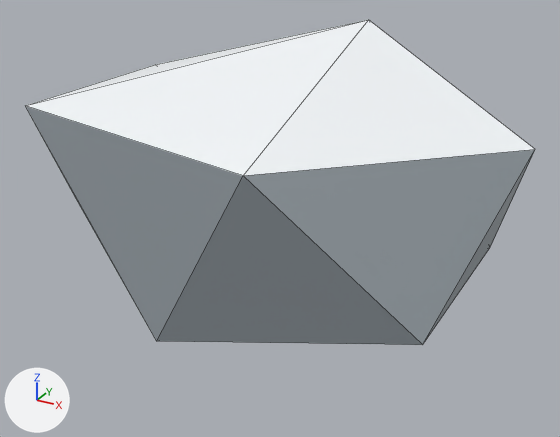
An edit to the glTF model assets/models/environment/rock_formation.glb, drawn before and after from the same camera.
Both versions are drawn from a 50 mm camera at (2.04, -3.52, 2.34) aimed at (0.08, 0.03, 0.56). The axes (+X, +Y, +Z) are drawn at lower left. The lights are the same throughout. The picture after the commit comes second. Mesh edges are drawn as thin lines. Vertices at exactly the same position are counted once.

Script lines for the objects in view, before the commit:
```python
mat_mat_rock = principled_material('mat_rock')
mat_mat_rock.base_color = (0.357, 0.404, 0.439)  # grey #a1aab1
me_icosphere = bpy.data.meshes.new('Icosphere')
me_icosphere.from_pydata(...)  # 10 vertices, 16 faces; spans x -1.43..1.43, y -0.94..0.94, z -0.8..0.8
# faces by material slot: [13, 3]
me_icosphere.materials.append(mat_mat_rock)  # grey #a1aab1
me_icosphere.materials.append(mat_mat_snow)  # white #f6f9fc
ob_rock_formation = bpy.data.objects.new('rock_formation', me_icosphere)
ob_rock_formation.location = (0.0, 0.0, 0.8)
```
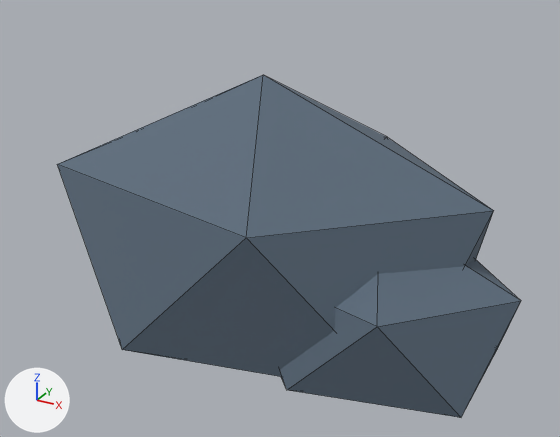
What differs and where, as boxes (x1, y1, x2, y2) in the pictures (560 x 437 px):
'rock_formation', recoloured, reshaped, moved (9% narrower): before (26, 20, 535, 345); after (57, 75, 521, 418)

Patch to the scene script:
```diff
--- a/assets/models/environment/rock_formation.glb.py
+++ b/assets/models/environment/rock_formation.glb.py
@@ mat_mat_rock @@
 mat_mat_rock = principled_material('mat_rock')
-mat_mat_rock.base_color = (0.357, 0.404, 0.439)  # grey #a1aab1
+mat_mat_rock.base_color = (0.106, 0.148, 0.198)  # greyish blue #5c6b7b
@@ me_icosphere @@
 # used by ob_rock_formation; location = (0.0, 0.0, 0.8)
-me_icosphere.from_pydata(...)  # 10 vertices, 16 faces; spans x -1.43..1.43, y -0.94..0.94, z -0.8..0.8
+me_icosphere.from_pydata(...)  # 48 vertices, 80 faces; spans x -1.28..1.49, y -0.84..0.84, z -0.49..1.38
+# me_icosphere part 1: the whole mesh is rebuilt
 me_icosphere.materials.append(mat_mat_rock)
@@ ob_rock_formation @@
 ob_rock_formation = bpy.data.objects.new('rock_formation', me_icosphere)
-ob_rock_formation.location = (0.0, 0.0, 0.8)
+ob_rock_formation.location = (0.0, 0.0, 0.0)
```
